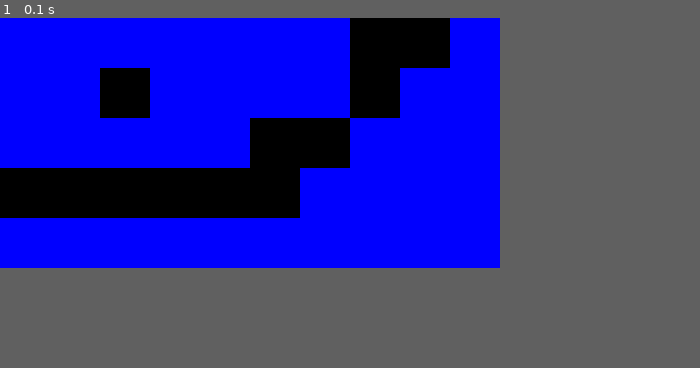
Above: before the commit, frame 1.
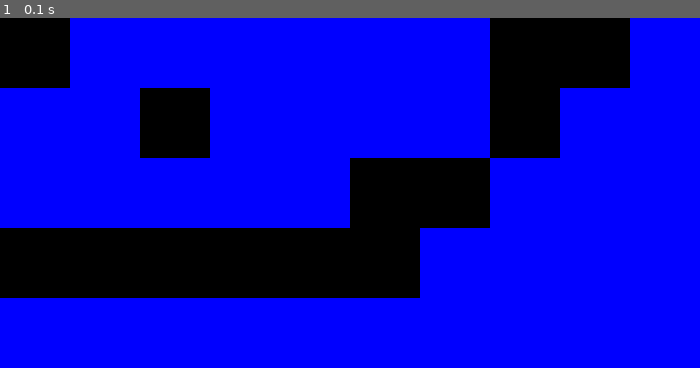
Above: after the commit, the same moment.

Repository: Domidhbw/DHBW
Game: pygame game, started from Projects/pygame/LevelEditor/Main.py
Same seed, same stepped clock (60 frames per second), same inputs: the game is played once before the commit and once after it.
Inputs:
- Up to frame 1 (0.1 s): no input
In our replay, the window is 500x250 before the commit and 700x350 after it. These sizes can differ from the game's own. Grey fills any space a smaller window leaves; there, only what the larger window draws over its background counts as a difference.

The runs differ from the first frame. In frame 1, 38% of the frame differs, in the area x 0-90%, y 0-80%.

Commit message:
it kinda works

Diff:
--- a/Projects/pygame/LevelEditor/Main.py
+++ b/Projects/pygame/LevelEditor/Main.py
@@ -1,38 +1,21 @@
 import pygame
-from tile import Tile
+from listGenerator import LevelGenerator
 
 pygame.init()
-screen = pygame.display.set_mode((500, 250))
+screen = pygame.display.set_mode((700, 350))
 clock = pygame.time.Clock()
 running = True
 
-xForTile = 0
-yForTile = 0
-
-level = open("testLevel.txt","r").read()
-listOfTiles = list()
-
-for char in level:
-    match char:
-        case "x":
-            listOfTiles.append(Tile(xForTile,yForTile,"Blue"))
-            xForTile += 50
-        case "o":
-            listOfTiles.append(Tile(xForTile,yForTile,"Black"))
-            xForTile += 50
-        case ",":
-            xForTile = 0
-            yForTile += 50
-
+level = LevelGenerator("testLevel.txt",pygame.display.get_surface())
 
 while running:
     for event in pygame.event.get():
         if event.type == pygame.QUIT:
             running = False
 
-    screen.fill("black")
 
-    for tile in listOfTiles:
+    for tile in level.level:
+        tile.rectangle.update(tile.rectangle.left,tile.rectangle.top,level.tileScale[1],level.tileScale[0])
         tile.draw(screen)
     # RENDER YOUR GAME HERE
 
--- /dev/null
+++ b/Projects/pygame/LevelEditor/listGenerator.py
@@ -0,0 +1,50 @@
+import pygame
+from tile import Tile
+
+class LevelGenerator:
+    def __init__(self,filepath,screen) -> None:
+        self.file = open(filepath,"r").read()
+        self.Width = self.getLevelSize()
+        self.Height = self.getLevelHeight()
+        self.tileScale = self.getScale(screen)
+        self.level = self.createLevel()
+
+    def getLevel(self):
+        return self.level
+
+    def getScale(self,screen:pygame.display):
+        width,height = screen.get_size()
+        nHorizontalTiles =  width / self.Width
+        nVerticalTiles = height / self.Height
+        return nHorizontalTiles,nVerticalTiles
+
+    def createLevel(self):
+        origin = pygame.Vector2(0,0)
+        level = list()
+        for char in self.file:
+            match char:
+                case "x":
+                    level.append(Tile(origin.x,origin.y,"Blue"))
+                    origin.x += self.tileScale[1]
+                case "o":
+                    level.append(Tile(origin.x,origin.y,"Black"))
+                    origin.x += self.tileScale[1]
+                case ",":
+                    origin.x = 0
+                    origin.y += self.tileScale[0]
+        return level
+
+    def getLevelSize(self):
+        count = -1
+        for char in self.file:
+            if char != " ":
+                count += 1
+                if char == ",":
+                    break
+        return count
+    def getLevelHeight(self):
+        height = 0
+        for char in self.file:
+            if char == ",":
+                height += 1
+        return height
--- a/Projects/pygame/LevelEditor/testLevel.txt
+++ b/Projects/pygame/LevelEditor/testLevel.txt
@@ -1,4 +1,4 @@
-x x x x x x x o o x ,
+o x x x x x x o o x ,
 x x o x x x x o x x ,
 x x x x x o o x x x ,
 o o o o o o x x x x ,
--- a/Projects/pygame/LevelEditor/tile.py
+++ b/Projects/pygame/LevelEditor/tile.py
@@ -2,8 +2,8 @@
 
 class Tile:
     def __init__(self,left,top,color) -> None:
-        self.heigth = 50
-        self.width = 50
+        self.heigth = 1
+        self.width = 1
         self.rectangle = pygame.rect.Rect(left,top,self.width,self.heigth)
         self.color = color
 
